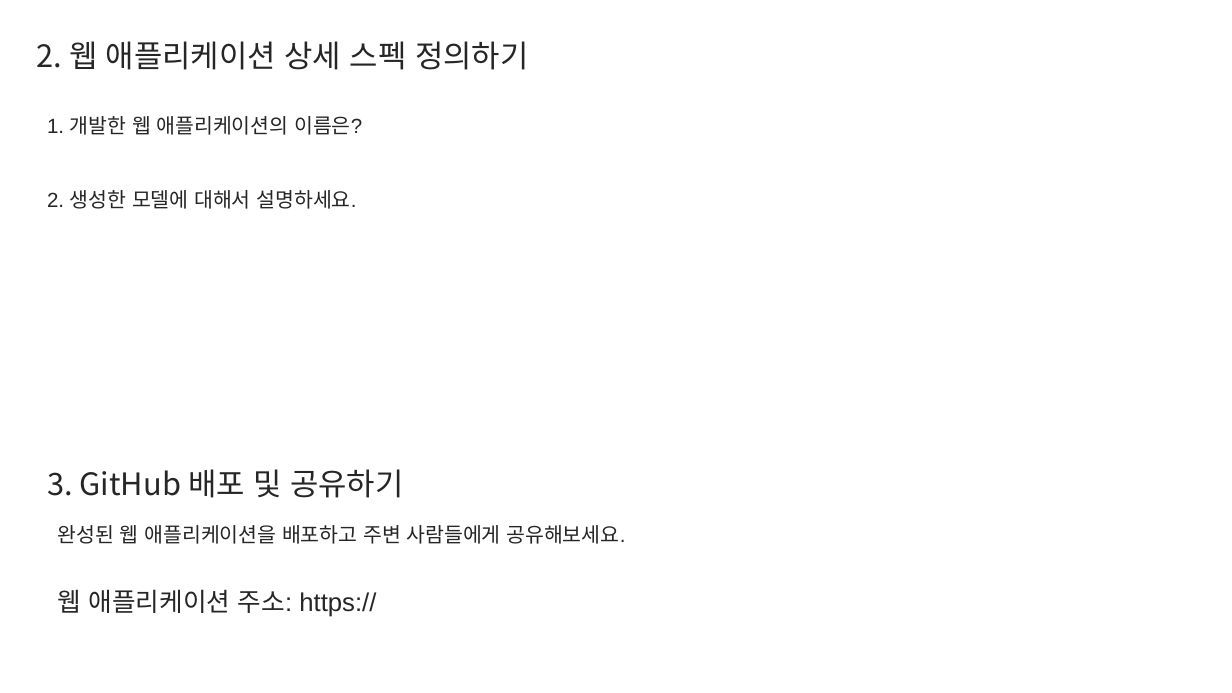
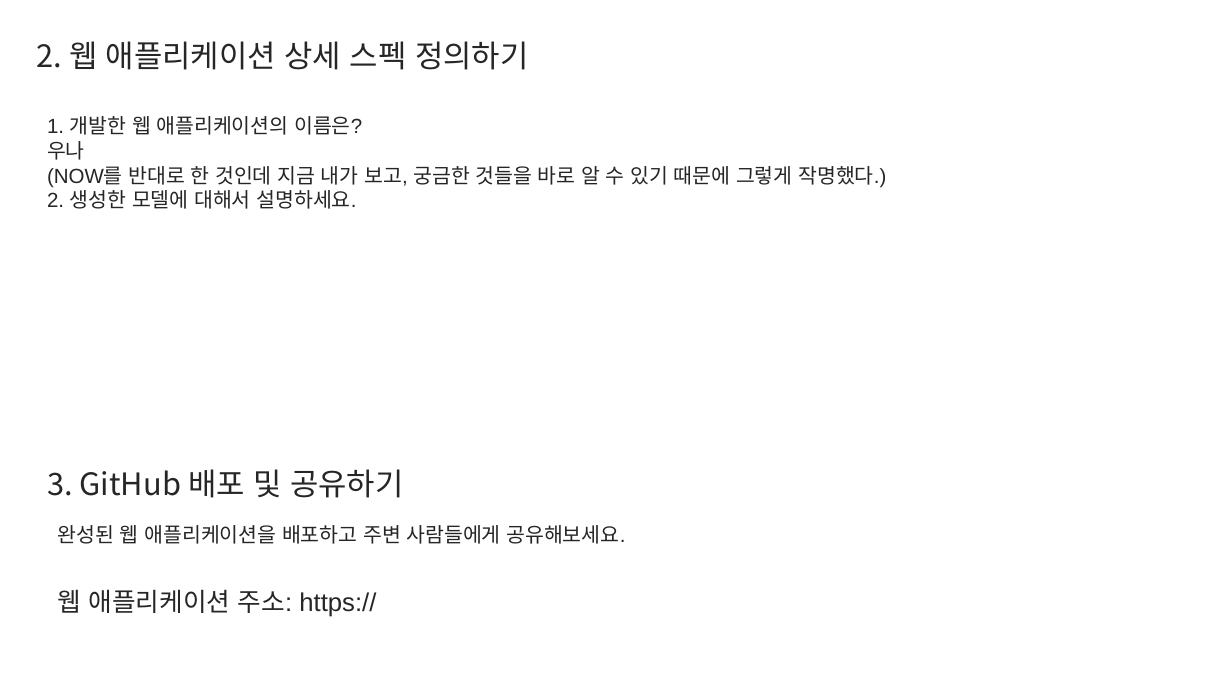
Before and after one commit to parkcodms/tm, a slide deck: slide 3 of sw report.pptx. Drawn at 1232x693 pixels with LibreOffice and Linux fonts; fonts in the diff are those of the drawing. Boxes give left, top, right and bottom in pixels: in the first picture for what was removed or moved away, otherwise in the second. Text is boxed around its words. In the diff, an @@ line names an element or a change of style, - is before the commit and + after.

Commit message:
update.BNN

```diff
--- a/sw report.pptx
+++ b/sw report.pptx
@@ text at (x1=47, y1=116, x2=886, y2=209): text changed @@
-1. 개발한 웹 애플리케이션의 이름은?
-2. 생성한 모델에 대해서 설명하세요.
+1. 개발한 웹 애플리케이션의 이름은?
+우나
+(NOW를 반대로 한 것인데 지금 내가 보고, 궁금한 것들을 바로 알 수 있기 때문에 그렇게 작명했다.)
+2. 생성한 모델에 대해서 설명하세요.
```
